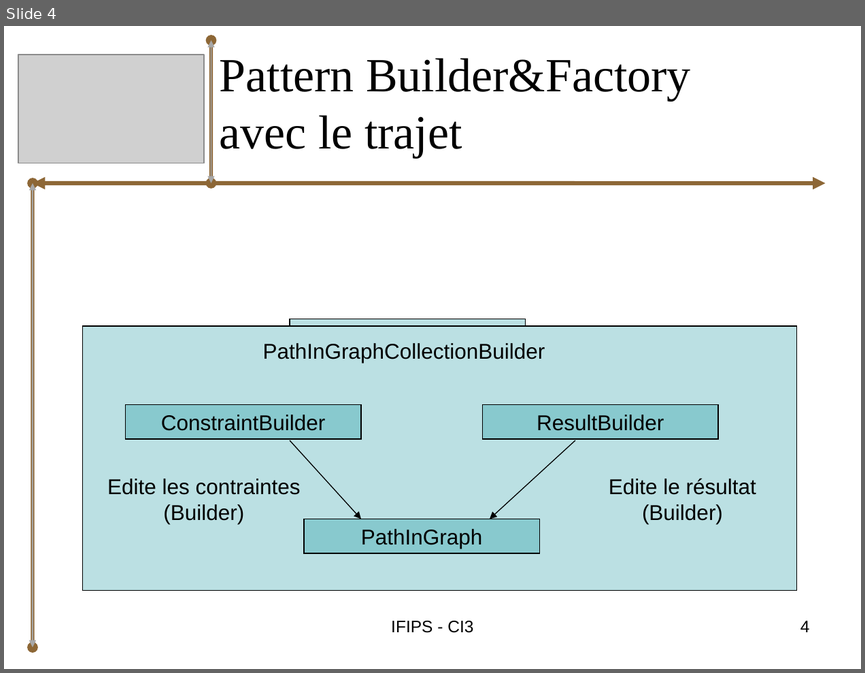
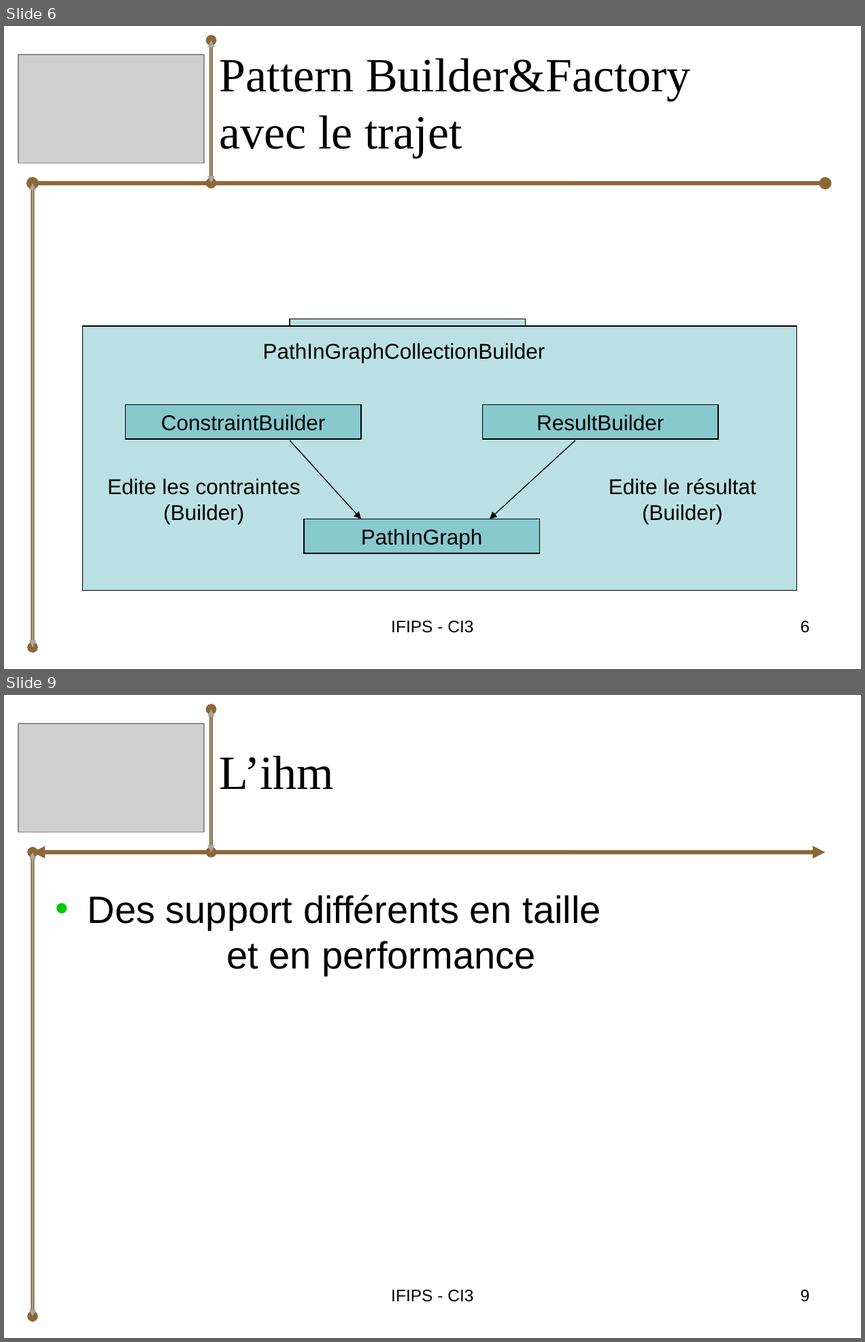
Before and after one commit to bryan-brancotte/projetgl-2008, a slide deck: doc/Soutenance/iGo_Soutenance_Bryan.ppt. Shown one above the other, each under a label of ours: slide 4 before the commit, slides 6 and 9 after it; the slides between them are not shown. The pictures are 865x673 and 865x1342 pixels, drawn with LibreOffice and Linux fonts; fonts in the diff are those of the drawing; grey boxes stand for pictures. Boxes give left, top, right and bottom in pixels: in the first picture for what was removed or moved away, otherwise in the second. Text is boxed around its words. In the diff, an @@ line names an element or a change of style, - is before the commit and + after.

```diff
--- a/doc/Soutenance/iGo_Soutenance_Bryan.ppt
+++ b/doc/Soutenance/iGo_Soutenance_Bryan.ppt
@@ slide 9 added at [4,695,861,1338], background #FFFFFF @@
@@ double arrow added from (211, 852) to (211, 709), #8D6736 3 pt @@
@@ double arrow added from (211, 852) to (211, 709), #A7A7A7 0.99 pt @@
@@ picture added at [18,724,205,831] @@
@@ title added at [220,756,334,789], 40 pt, text #000000 @@
+L’ihm
@@ double arrow added from (33, 852) to (825, 852), #8D6736 3.49 pt @@
@@ double arrow added from (33, 1317) to (33, 852), #8D6736 3 pt @@
@@ double arrow added from (33, 1317) to (33, 852), #A7A7A7 0.99 pt @@
@@ text added at [88,894,601,976], 32 pt, text #000000 @@
+• Des support différents en taille
+  et en performance
@@ text added at [391,1289,473,1302], 14 pt, text #000000 @@
+IFIPS - CI3
@@ page number added at [800,1289,810,1302], 14 pt, text #000000 @@
+9
@@ what was slide 4 is now slide 6 @@
@@ slide 6 changed as well @@
@@ double arrow (33, 183) - (825, 183): arrowheads changed @@
@@ page number at [800,620,810,633]: text changed @@
-4
+6
```
Also in this commit, not shown: 3 other slides changed, 4 other slides added, 4 other files.
